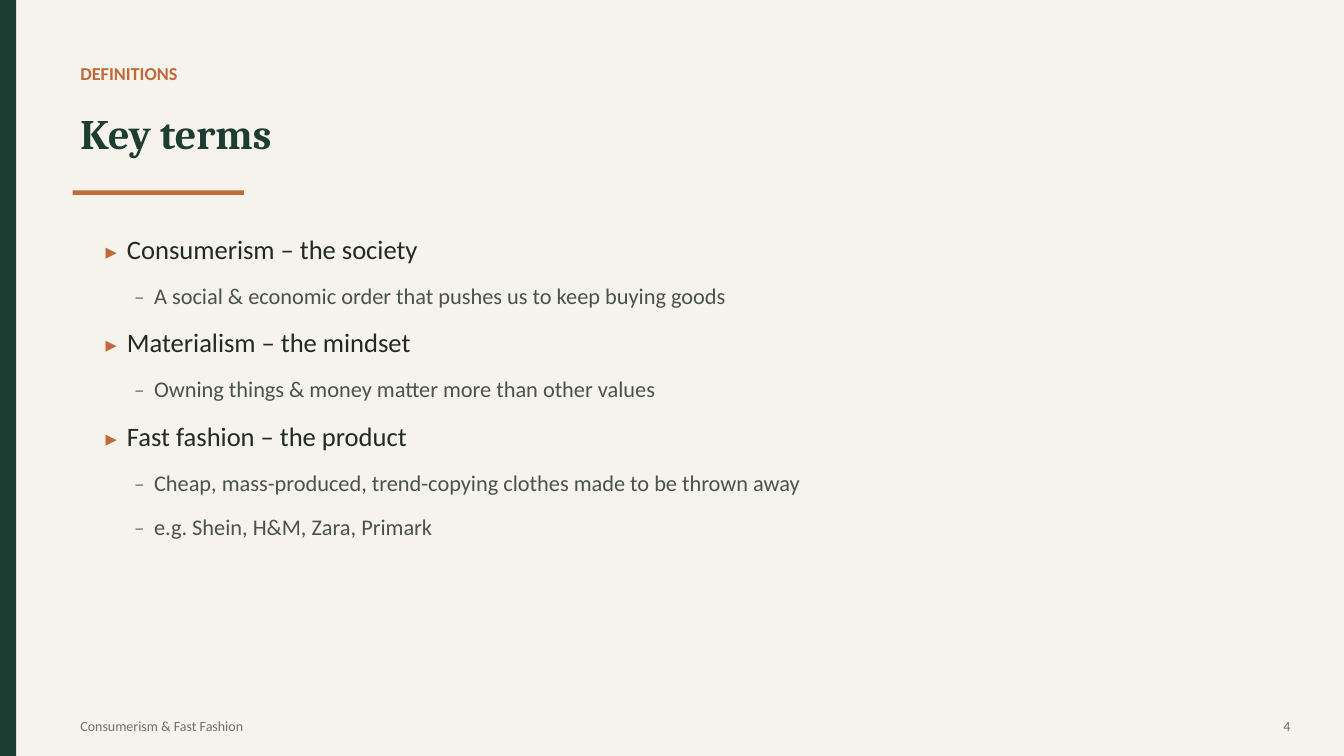
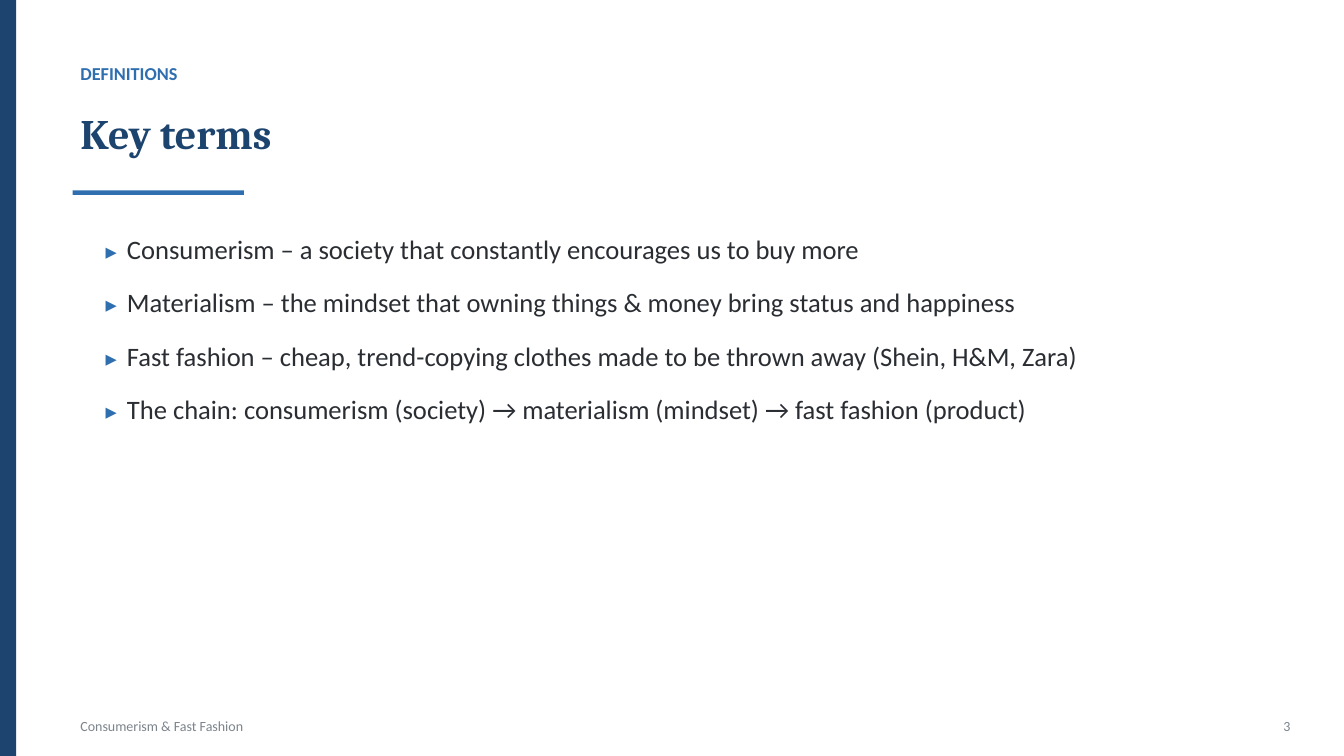
Before and after one commit to fdsh75qs9z-ui/MssAtelier, a slide deck: slide 3 of fast-fashion-presentation/Fast_Fashion_Presentation.pptx (slide 4 before the commit). Drawn at 1344x756 pixels with LibreOffice and Linux fonts; fonts in the diff are those of the drawing. Boxes give left, top, right and bottom in pixels: in the first picture for what was removed or moved away, otherwise in the second. Text is boxed around its words. In the diff, an @@ line names an element or a change of style, - is before the commit and + after.

```diff
--- a/fast-fashion-presentation/Fast_Fashion_Presentation.pptx
+++ b/fast-fashion-presentation/Fast_Fashion_Presentation.pptx
@@ background #F6F3EC to #FFFFFF @@
@@ rectangle at (x1=0, y1=0, x2=16, y2=756): fill #1E3D32 to #1D446E @@
@@ text "DEFINITIONS" at (x1=80, y1=68, x2=177, y2=80): text colour #C06A3C to #2F6FB0 @@
@@ text "Key terms" at (x1=80, y1=121, x2=271, y2=159): text colour #1E3D32 to #1D446E @@
@@ rectangle at (x1=73, y1=191, x2=244, y2=195): fill #C06A3C to #2F6FB0 @@
@@ text at (x1=127, y1=240, x2=1076, y2=424): text changed; size 16 to 19 pt; text colour #4A524D to #2A2E33 @@
-▸ Consumerism – the society
-– A social & economic order that pushes us to keep buying goods
-▸ Materialism – the mindset
-– Owning things & money matter more than other values
-▸ Fast fashion – the product
-– Cheap, mass-produced, trend-copying clothes made to be thrown away
-– e.g. Shein, H&M, Zara, Primark
+▸ Consumerism – a society that constantly encourages us to buy more
+▸ Materialism – the mindset that owning things & money bring status and happiness
+▸ Fast fashion – cheap, trend-copying clothes made to be thrown away (Shein, H&M, Zara)
+▸ The chain: consumerism (society) → materialism (mindset) → fast fashion (product)
@@ text "Consumerism & Fast Fashion" at (x1=80, y1=721, x2=243, y2=731): text colour #6B736E to #7C848C @@
@@ text at (x1=1283, y1=722, x2=1290, y2=731): text changed; text colour #6B736E to #7C848C @@
-4
+3
```
Also in this commit, not shown: 9 other slides changed, 11 slides removed, 2 other files.
